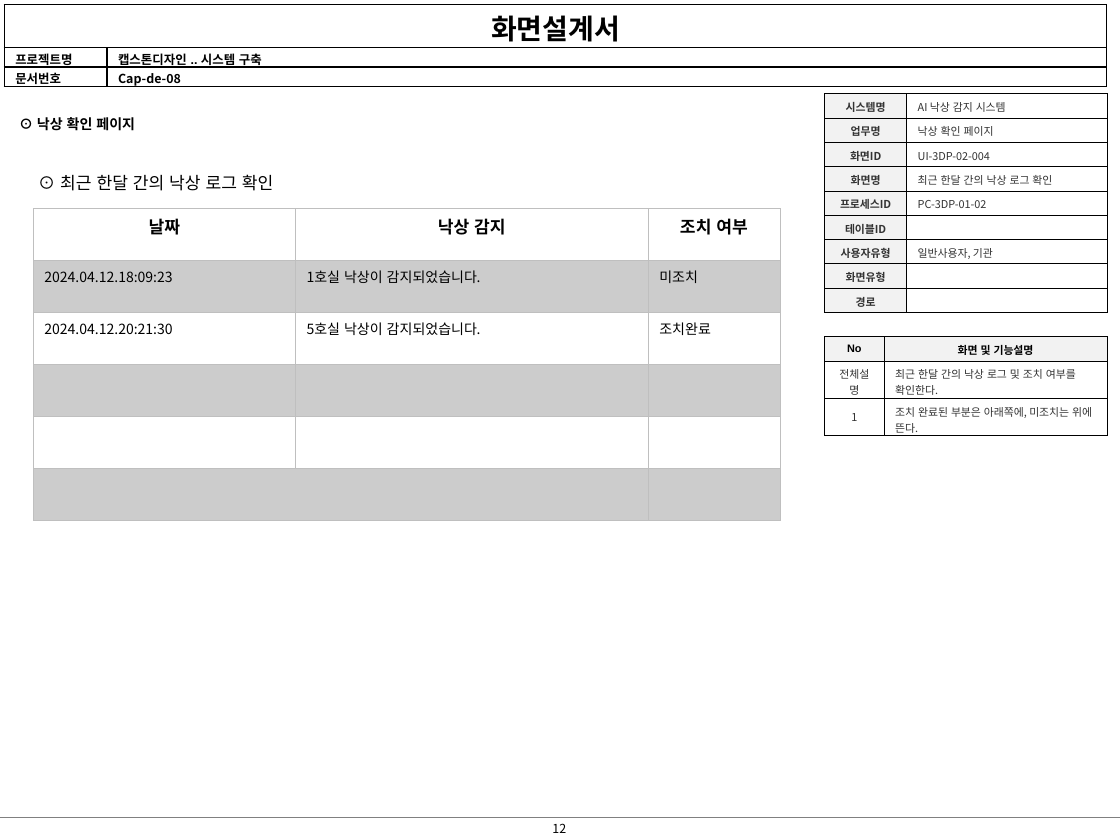
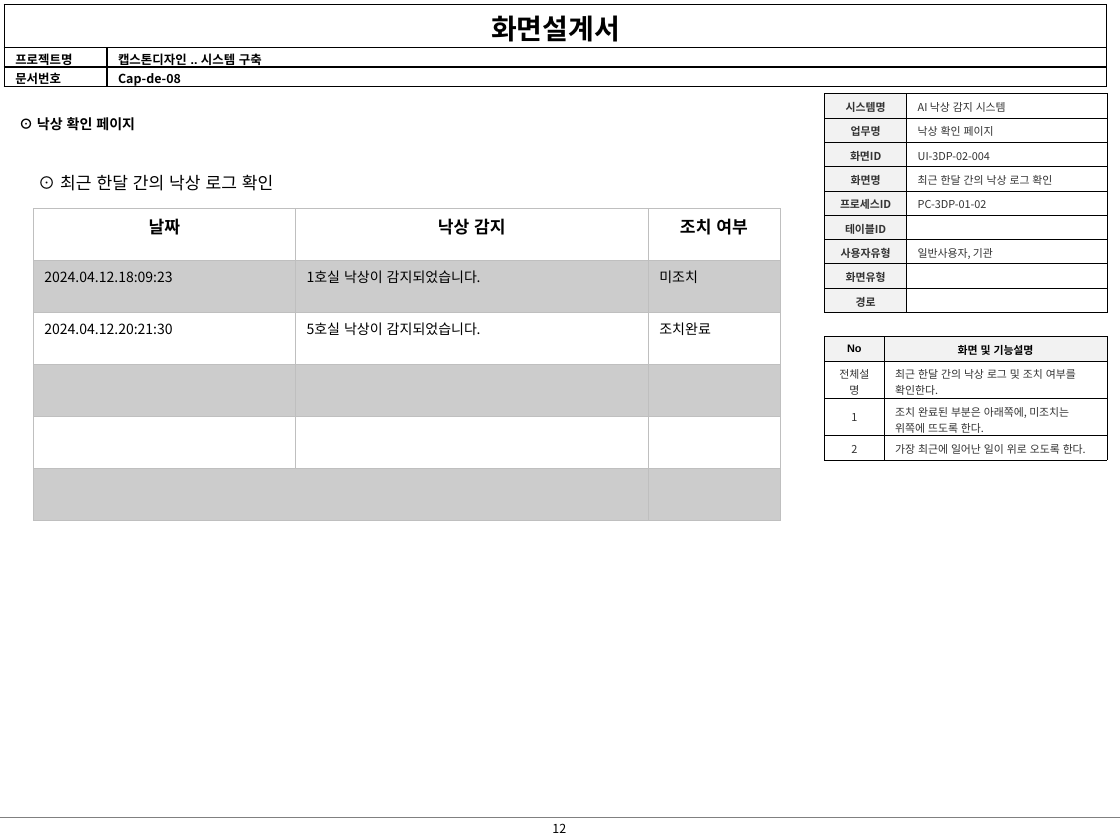
Before and after one commit to myeoungeun/myeoungeun, a slide deck: slide 12 of 산출물/화면설계서/08_화면설계서_로그아웃_0.4.pptx. Drawn at 1120x840 pixels with LibreOffice and Linux fonts; fonts in the diff are those of the drawing. Boxes give left, top, right and bottom in pixels: in the first picture for what was removed or moved away, otherwise in the second. Text is boxed around its words. In the diff, an @@ line names an element or a change of style, - is before the commit and + after.

```diff
--- a/산출물/화면설계서/08_화면설계서_로그아웃_0.4.pptx
+++ b/산출물/화면설계서/08_화면설계서_로그아웃_0.4.pptx
@@ table at <box>824,337,1107,474</box> @@
-row 3: 1 | 조치 완료된 부분은 아래쪽에, 미조치는 위에 뜬다.
+row 3: 1 | 조치 완료된 부분은 아래쪽에, 미조치는 위쪽에 뜨도록 한다.
+row 4: 2 | 가장 최근에 일어난 일이 위로 오도록 한다.
```
